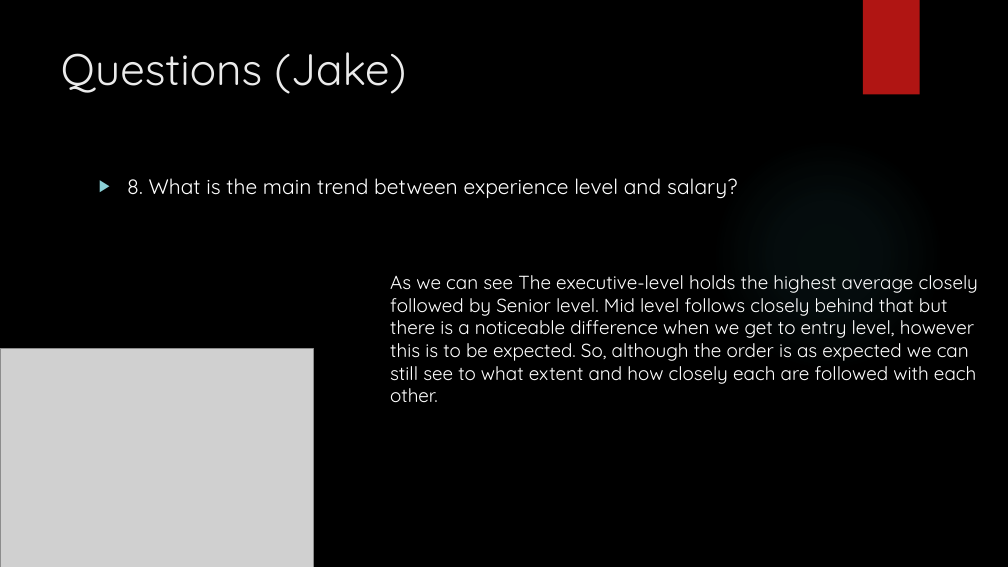
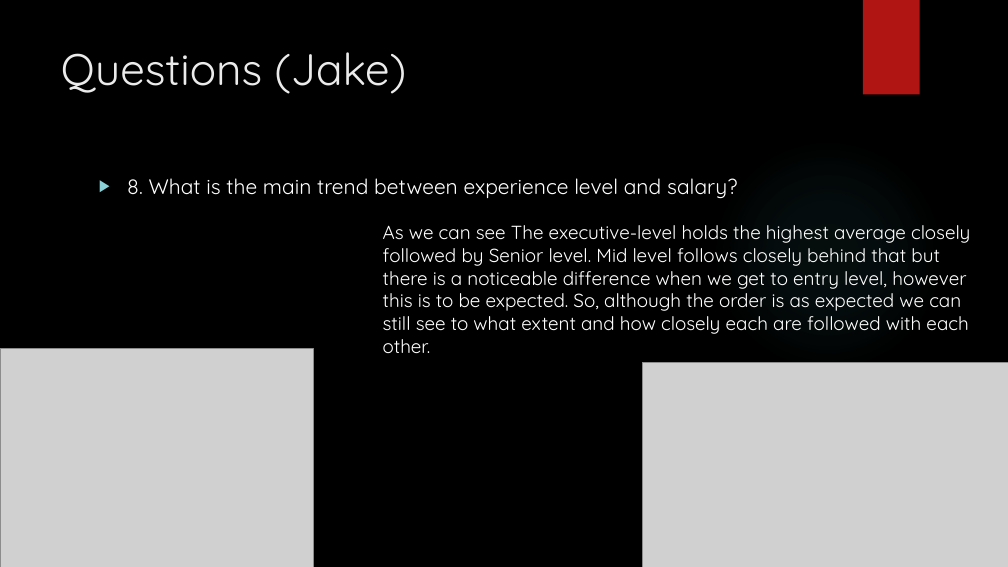
Before and after one commit to csmfduro/salaries, a slide deck: slide 12 of Computer Science Workshop Presentation.pptx. Drawn at 1008x567 pixels with LibreOffice and Linux fonts; fonts in the diff are those of the drawing; grey boxes stand for pictures; background and template pictures are left out. Boxes give left, top, right and bottom in pixels: in the first picture for what was removed or moved away, otherwise in the second. Text is boxed around its words. In the diff, an @@ line names an element or a change of style, - is before the commit and + after.

Commit message:
added in missing code for my section

```diff
--- a/Computer Science Workshop Presentation.pptx
+++ b/Computer Science Workshop Presentation.pptx
@@ text "As we can see The ..." moved from (x1=390, y1=275, x2=978, y2=402) to (x1=383, y1=225, x2=970, y2=353) @@
@@ picture added at (x1=643, y1=362, x2=1008, y2=567) @@
```
